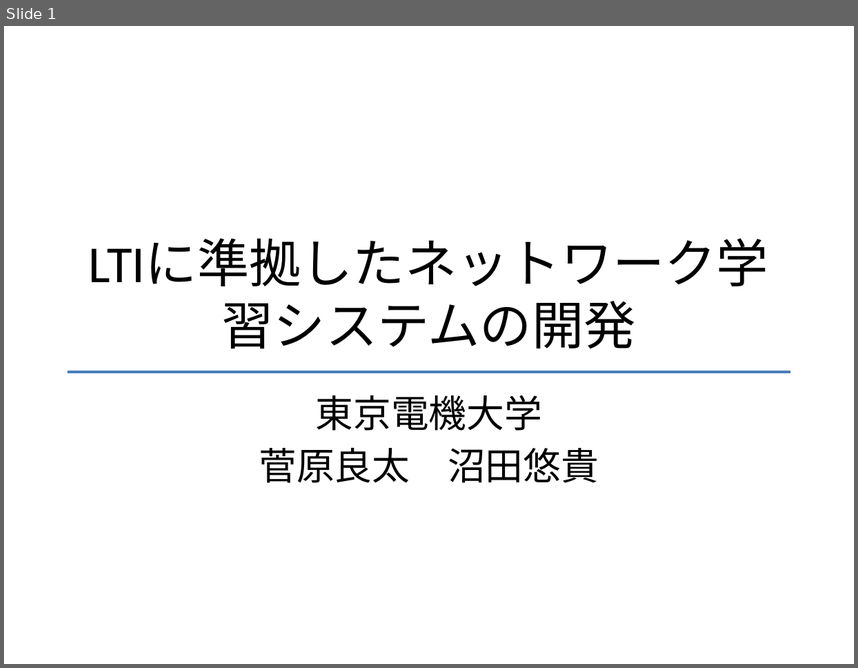
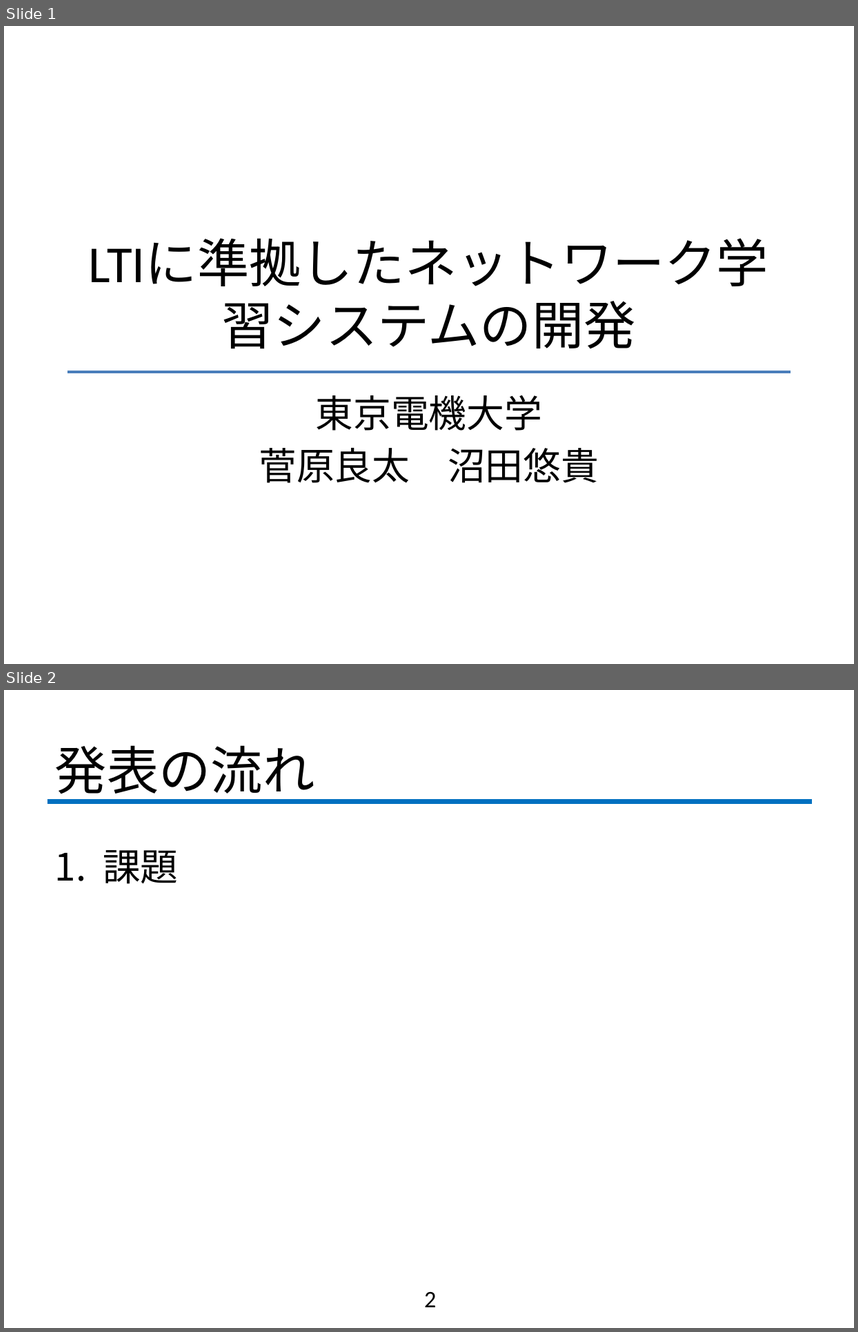
Before and after one commit to fujiLabo/fuji_simu, a slide deck: 0920進捗.pptx. Shown one above the other, each under a label of ours: slide 1 before the commit, slides 1 and 2 after it. The pictures are 858x668 and 858x1332 pixels, drawn with LibreOffice and Linux fonts; fonts in the diff are those of the drawing; background and template pictures are left out. Boxes give left, top, right and bottom in pixels: in the first picture for what was removed or moved away, otherwise in the second. Text is boxed around its words. In the diff, an @@ line names an element or a change of style, - is before the commit and + after.

```diff
--- a/0920進捗.pptx
+++ b/0920進捗.pptx
@@ slide 2 added at [4, 690, 854, 1328], background #FFFFFF @@
@@ title added at [55, 745, 314, 802], 44 pt, text #000000 @@
+発表の流れ
@@ line added from (47, 801) to (811, 801), #0070C0 4 pt @@
@@ text added at [103, 850, 179, 884], 32 pt, text #000000 @@
+1. 課題
@@ page number added at [424, 1291, 436, 1307], 20 pt, text #000000 @@
+2
```
Also in this commit, not shown: 2 slides changed.
